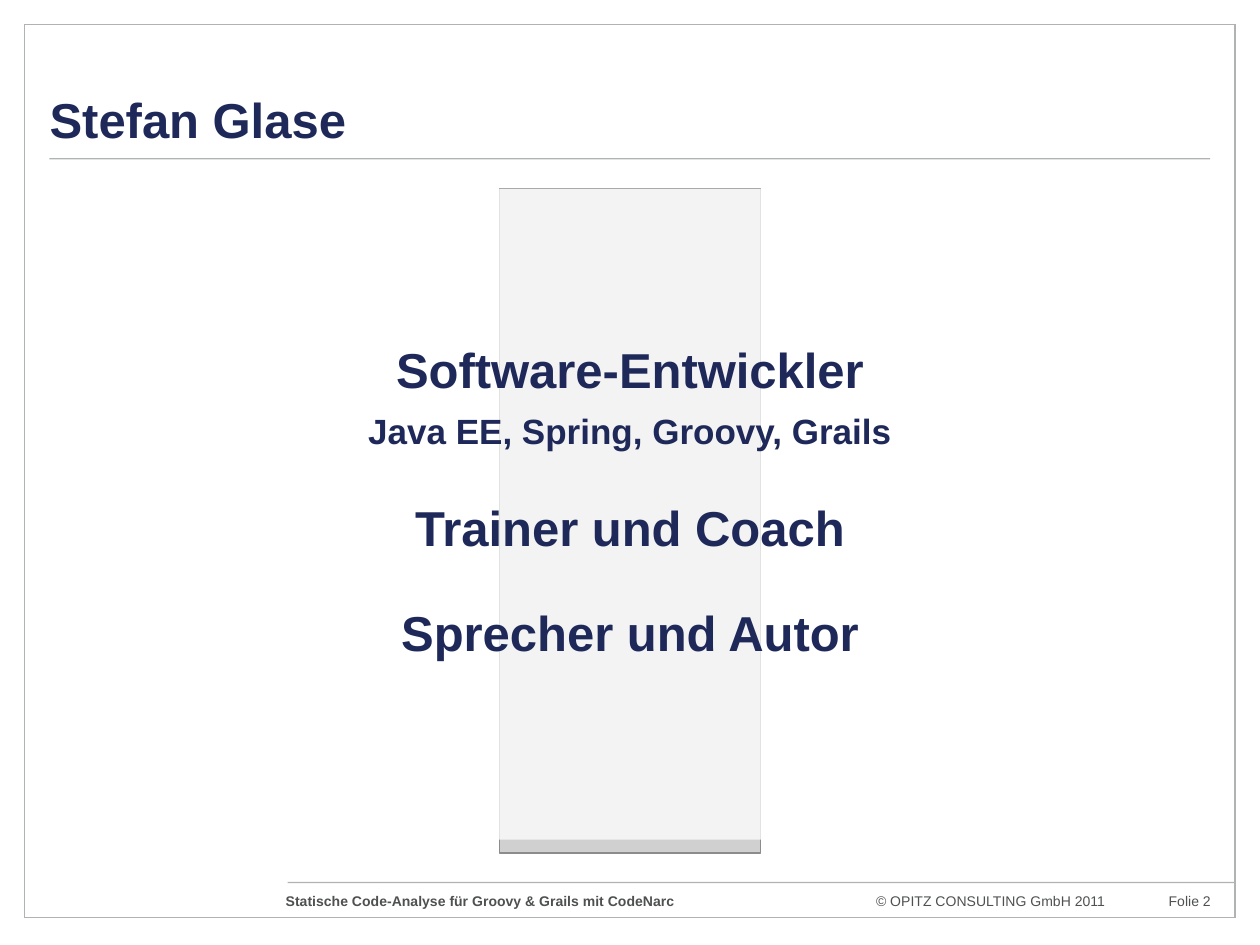
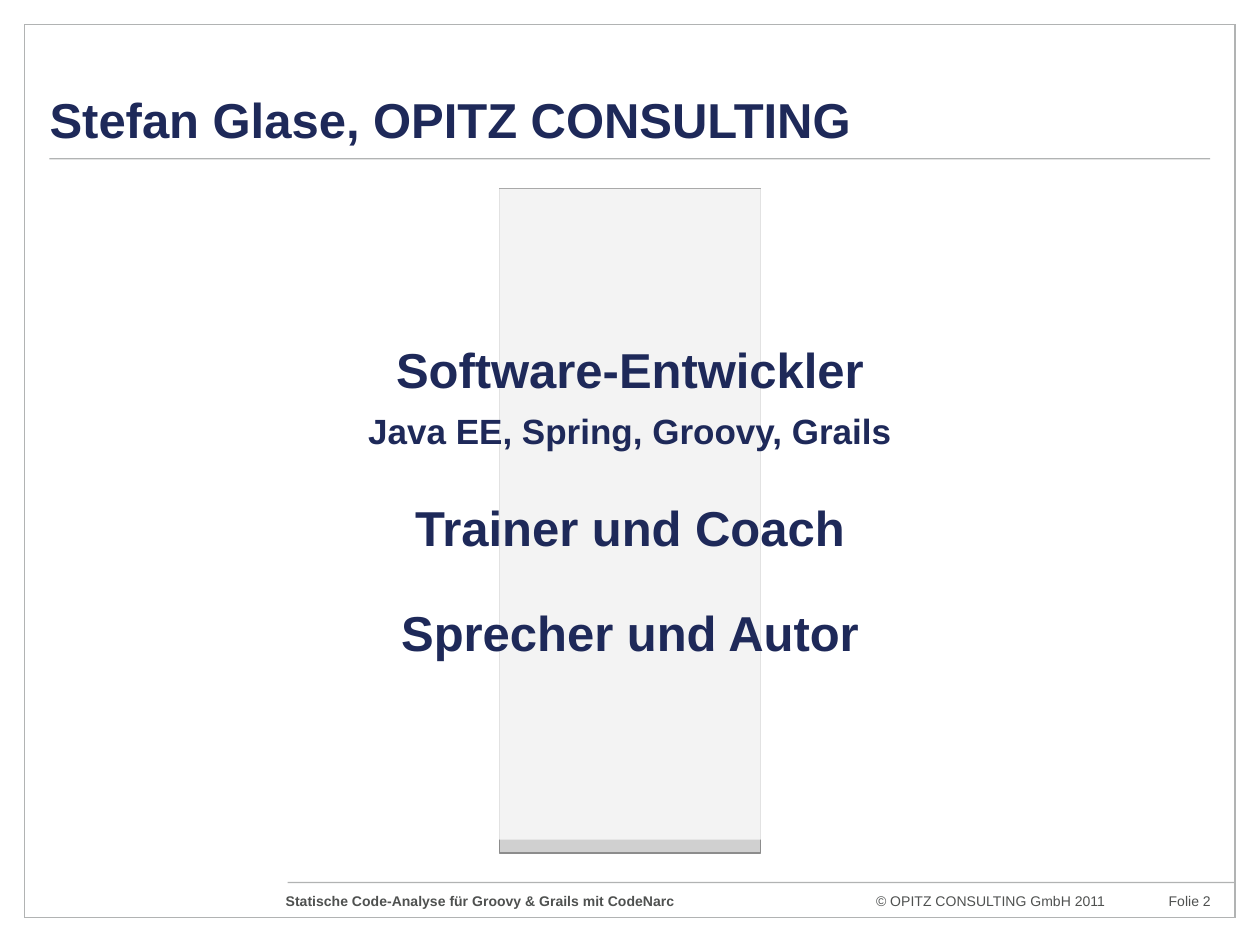
Before and after one commit to codescape/presentations, a slide deck: slide 2 of statische-code-analyse-mit-codenarc/codenarc-presentation-camelcasecon-2011.pptx. Drawn at 1260x945 pixels with LibreOffice and Linux fonts; fonts in the diff are those of the drawing; grey boxes stand for pictures; background and template pictures are left out. Boxes give left, top, right and bottom in pixels: in the first picture for what was removed or moved away, otherwise in the second. Text is boxed around its words. In the diff, an @@ line names an element or a change of style, - is before the commit and + after.

```diff
--- a/statische-code-analyse-mit-codenarc/codenarc-presentation-camelcasecon-2011.pptx
+++ b/statische-code-analyse-mit-codenarc/codenarc-presentation-camelcasecon-2011.pptx
@@ title at (x1=50, y1=102, x2=851, y2=146): text changed @@
-Stefan Glase
+Stefan Glase, OPITZ CONSULTING
```
Also in this commit, not shown: 3 other slides changed.
